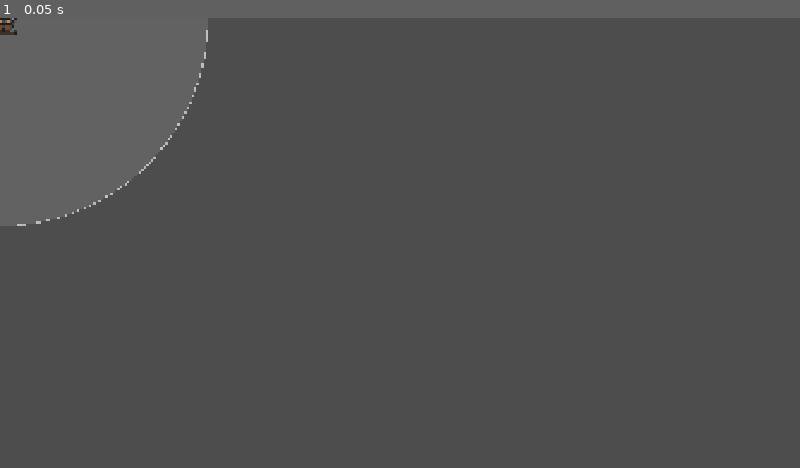
Above: before the commit, frame 1.
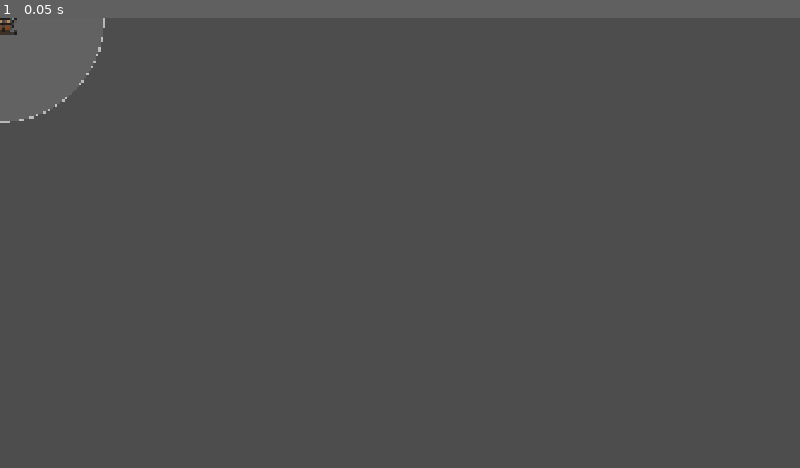
Above: after the commit, the same moment.

Repository: Crimbane/tower-defense
Game: Godot game, scene res://Entities/Towers/fire_tower.tscn
Two runs of this game, one before a commit and one after it. Both use one fixed random seed, a clock stepped at 60 frames per second and the inputs below. This scene is started directly instead of the project's main scene.
Inputs:
- Up to frame 1 (0.05 s): no input

The runs differ from the first frame. In frame 1, 0.1% of the frame differs, in the area x 0-26%, y 0-47%.

Commit message:
Updated fire tower to project standard
- Attack collision updates
- Tower can be upgraded
- Tower tooltip

Diff:
--- a/Entities/Towers/fire_tower.gd
+++ b/Entities/Towers/fire_tower.gd
@@ -1,14 +1,19 @@
 extends Node2D
+
+var towerType = "Fire"
 
 @export var projectileScene: PackedScene
 var projectileSpawnPosition: Vector2 = Vector2.ZERO
 @export var towerTop: AnimatedSprite2D
 @export var weapon: Area2D
+@export var weaponCollision: CollisionPolygon2D
+@export var weaponVisualPolygon: Polygon2D
 @export var fireRateTimer: Timer
 @export var fireDurationTimer: Timer
 @export var particles: CPUParticles2D
 @export var mouseDetectionArea: Area2D
 @export var attackRangeNode: Node2D
+var currentTarget = null
 
 var isGhostShape: bool = false
 
@@ -16,13 +21,25 @@
 
 var canFire: bool = true
 var isShooting: bool = false
+
+@export_category("Stats")
 @export var fireRate: float = 2.0
 @export var fireDuration: float = 2.0
 @export var fireDamage: int = 5
 var fireBurnTime: float = 5
-var attackRange: float = 500.0
-
-var currentTarget = null
+@export var attackRange: float = 250.0
+
+var fireRange: float = 800.0
+
+#Upgrades
+var currentTier: int = 0
+const MAX_TIER: int = 4
+
+var leftTierCosts: Array[int] = GameManager.leftTierCosts
+var middleTierCosts: Array[int] = GameManager.middleTierCosts
+var rightTierCosts: Array[int] = GameManager.rightTierCosts
+
+var upgradePurchaseHistory: Array[String] = ["None", "None", "None", "None"]
 
 
 func _ready() -> void:
@@ -42,6 +59,7 @@
 		mouseDetectionArea.mouse_entered.connect(onMouseEntered)
 		mouseDetectionArea.mouse_exited.connect(onMouseExited)
 		mouseDetectionArea.input_event.connect(onTowerMouseClick)
+	adjustFireCollision()
 
 
 func _process(_delta: float) -> void:
@@ -116,6 +134,11 @@
 
 	return closestEnemy
 
+func showAttackRange() -> void:
+	attackRangeNode.show()
+
+func hideAttackRange() -> void:
+	attackRangeNode.hide()
 
 func onMouseEntered() -> void:
 	if not isGhostShape:
@@ -127,10 +150,88 @@
 
 func onTowerMouseClick(_viewport: Node, event: InputEvent, _shapeidx: int ):
 	if (event is InputEventMouseButton && event.pressed):
-		print('Clicked')
 		if not isGhostShape:
-			print("not ghost")
+			GameManager.selectedTower = self
+			GameManager.UIManager.placeTowerUpgradeMenu()
 
 func payForTower() -> void:
 	towerCost = GameManager.fireTowerCost
 	GameManager.removeMoney(towerCost)
+
+func upgradeTower(upgradePath: String, upgradeTier: int) -> void:
+	if currentTier >= MAX_TIER:
+		print("Tower maxed")
+		return
+
+	if upgradeTier != (currentTier + 1):
+		print("Wrong upgrade tier")
+		return
+
+	var cost: int = 0
+	match upgradePath:
+		"Left":
+			cost = leftTierCosts[currentTier]
+		"Middle":
+			cost = middleTierCosts[currentTier]
+		"Right":
+			cost = rightTierCosts[currentTier]
+
+	if GameManager.money >= cost:
+		GameManager.removeMoney(cost)
+		upgradePurchaseHistory[currentTier] = upgradePath
+		currentTier += 1
+
+		applyTowerUpgrades(upgradePath, upgradeTier)
+
+		GameManager.UIManager.updateTowerUpgradeMenuColors()
+	else:
+		print("You are poor")
+
+
+func applyTowerUpgrades(upgradePath: String, upgradeTier: int) -> void:
+	var upgradeData: Dictionary = GameManager.TOWER_UPGRADES[towerType][upgradePath]
+
+	match towerType:
+		"Fire":
+			#damage, firerate, range increase
+			match upgradePath:
+				"Left":
+					if upgradeTier == 4:
+						fireDamage += upgradeData["tier4"]
+					else:
+						fireDamage += upgradeData["damageIncrease"]
+				"Middle":
+					if upgradeTier == 4:
+						fireRate *= upgradeData["tier4"]
+					else:
+						fireRate *= upgradeData["fireRateIncreaseMultiplier"]
+					fireRateTimer.wait_time = fireRate
+				"Right":
+					if upgradeTier == 4:
+						attackRange *= upgradeData["tier4"]
+					else:
+						attackRange *= upgradeData["rangeIncreaseMultiplier"]
+					attackRangeNode.updateAttackRange()
+					adjustFireCollision()
+
+
+func adjustFireCollision() -> void:
+	var yOffset = -163.333 #weapon.position.y
+	var length: float = attackRange * 4 + yOffset
+	#var width: float = 300.0
+	var width: float = length * 0.375
+	var polygonArray: PackedVector2Array = [
+		Vector2.ZERO,
+		Vector2(width, -length ),
+		Vector2(-width, -length)
+		]
+
+	weaponCollision.polygon = polygonArray
+	weaponVisualPolygon.polygon = polygonArray
+
+	var uvArray: PackedVector2Array = [
+		Vector2(0.5, 1.0),
+		Vector2(1.0, 0.0),
+		Vector2(0.0, 0.0)
+	]
+	weaponVisualPolygon.uv = uvArray
--- a/Entities/Towers/fire_tower.tscn
+++ b/Entities/Towers/fire_tower.tscn
@@ -16,17 +16,23 @@
 "speed": 5.0
 }]
 
+[sub_resource type="Gradient" id="Gradient_jybln"]
+offsets = PackedFloat32Array(0, 0.35185185, 1)
+colors = PackedColorArray(1, 1, 1, 1, 1, 0.09019608, 0, 1, 0, 0, 0, 0.48235294)
+
 [sub_resource type="CircleShape2D" id="CircleShape2D_s2g3v"]
 radius = 192.0
 
 [sub_resource type="CircleShape2D" id="CircleShape2D_hyie5"]
 radius = 190.11693
 
-[node name="Fire Tower" type="Node2D" unique_id=664368618 node_paths=PackedStringArray("towerTop", "weapon", "fireRateTimer", "fireDurationTimer", "particles", "mouseDetectionArea", "attackRangeNode")]
+[node name="Fire Tower" type="Node2D" unique_id=664368618 node_paths=PackedStringArray("towerTop", "weapon", "weaponCollision", "weaponVisualPolygon", "fireRateTimer", "fireDurationTimer", "particles", "mouseDetectionArea", "attackRangeNode")]
 scale = Vector2(0.25, 0.25)
 script = ExtResource("1_2hdbw")
 towerTop = NodePath("Tower Top")
 weapon = NodePath("Fire")
+weaponCollision = NodePath("Fire/CollisionPolygon2D")
+weaponVisualPolygon = NodePath("Fire/Polygon2D")
 fireRateTimer = NodePath("FireRateTimer")
 fireDurationTimer = NodePath("FireDurationTimer")
 particles = NodePath("Fire/CPUParticles2D")
@@ -48,26 +54,32 @@
 one_shot = true
 
 [node name="Fire" type="Area2D" parent="." unique_id=1392404344]
-visible = false
 collision_layer = 8
 collision_mask = 4
 
 [node name="CollisionPolygon2D" type="CollisionPolygon2D" parent="Fire" unique_id=1843357427]
 position = Vector2(0, -163.333)
-polygon = PackedVector2Array(0, 0, 300, -800, -300, -800)
+polygon = PackedVector2Array(0, 0, 300, -836.667, -300, -836.667)
 
 [node name="CPUParticles2D" type="CPUParticles2D" parent="Fire" unique_id=434801212]
 position = Vector2(0, -163.333)
 rotation = -1.5707964
-amount = 50
+amount = 100
 lifetime = 1.4
 lifetime_randomness = 0.15
-spread = 35.48
+spread = 20.0
 gravity = Vector2(0, 0)
 initial_velocity_min = 637.62
 initial_velocity_max = 637.62
 scale_amount_max = 10.0
 color = Color(1, 0.09019608, 0, 1)
+color_ramp = SubResource("Gradient_jybln")
+
+[node name="Polygon2D" type="Polygon2D" parent="Fire" unique_id=1943084548]
+visible = false
+position = Vector2(0, -163.333)
+polygon = PackedVector2Array(0, 0, 300, -836.667, -300, -836.667)
+uv = PackedVector2Array(0.5, 1, 0, 0, 1, 0)
 
 [node name="Placement Hitbox" type="Area2D" parent="." unique_id=615678285]
 visible = false
--- a/Entities/Towers/tower.gd
+++ b/Entities/Towers/tower.gd
@@ -15,11 +15,13 @@
 
 var towerCost: int = 0
 
+var canFire: bool = true
+
+@export_category("Stats")
 @export var damage: int = 10
 var cannonExplosionSize = Vector2(1, 1)
 var slimeSlowPercent: float = 0.7
 
-var canFire: bool = true
 @export var fireRate: float = 0.5
 @export var attackRange: float = 250.0
 @export var projectileSpeed: int = 500
--- a/Systems/UI/Tooltip/tower_tooltip.gd
+++ b/Systems/UI/Tooltip/tower_tooltip.gd
@@ -61,6 +61,30 @@
 						nextValue = tower.damage + upgradeData["tier4"]
 					else:
 						nextValue = tower.damage + upgradeData["damageIncrease"]
+				"Middle":
+					title = "Fire Rate Upgrade"
+					currentValue = tower.fireRate
+					if tier == 4:
+						nextValue = tower.fireRate * upgradeData["tier4"]
+					else:
+						nextValue = tower.fireRate * upgradeData["fireRateIncreaseMultiplier"]
+				"Right":
+					title = "Range Upgrade"
+					currentValue = tower.attackRange
+					if tier == 4:
+						nextValue = tower.attackRange * upgradeData["tier4"]
+					else:
+						nextValue = tower.attackRange * upgradeData["rangeIncreaseMultiplier"]
+		"Fire":
+			match pathName:
+				"Left":
+					title = "Damage Upgrade"
+					var fireDamageCalculation = 2 * tower.fireBurnTime
+					currentValue = tower.fireDamage * fireDamageCalculation
+					if tier == 4:
+						nextValue = (tower.fireDamage + upgradeData["tier4"]) * fireDamageCalculation
+					else:
+						nextValue = (tower.fireDamage + upgradeData["damageIncrease"]) * fireDamageCalculation
 				"Middle":
 					title = "Fire Rate Upgrade"
 					currentValue = tower.fireRate
--- a/Systems/UI/tower_buy_button.gd
+++ b/Systems/UI/tower_buy_button.gd
@@ -29,10 +29,6 @@
 	set(value):
 		towerSprite = value
 		updateIcon()
-
-@export var cost: int = 10:
-	set(value):
-		cost = value
 
 @onready var buttonIcon: TextureRect = $Icon
 @onready var dropShadow: TextureRect = $Icon/DropShadow
--- a/Systems/game_manager.gd
+++ b/Systems/game_manager.gd
@@ -34,8 +34,8 @@
 	},
 	"Fire": {
 		"Left":{
-			"damageIncrease": 10,
-			"tier4": 20
+			"damageIncrease": 1,
+			"tier4": 2
 		},
 		"Middle":{
 			"fireRateIncreaseMultiplier": 0.8,
